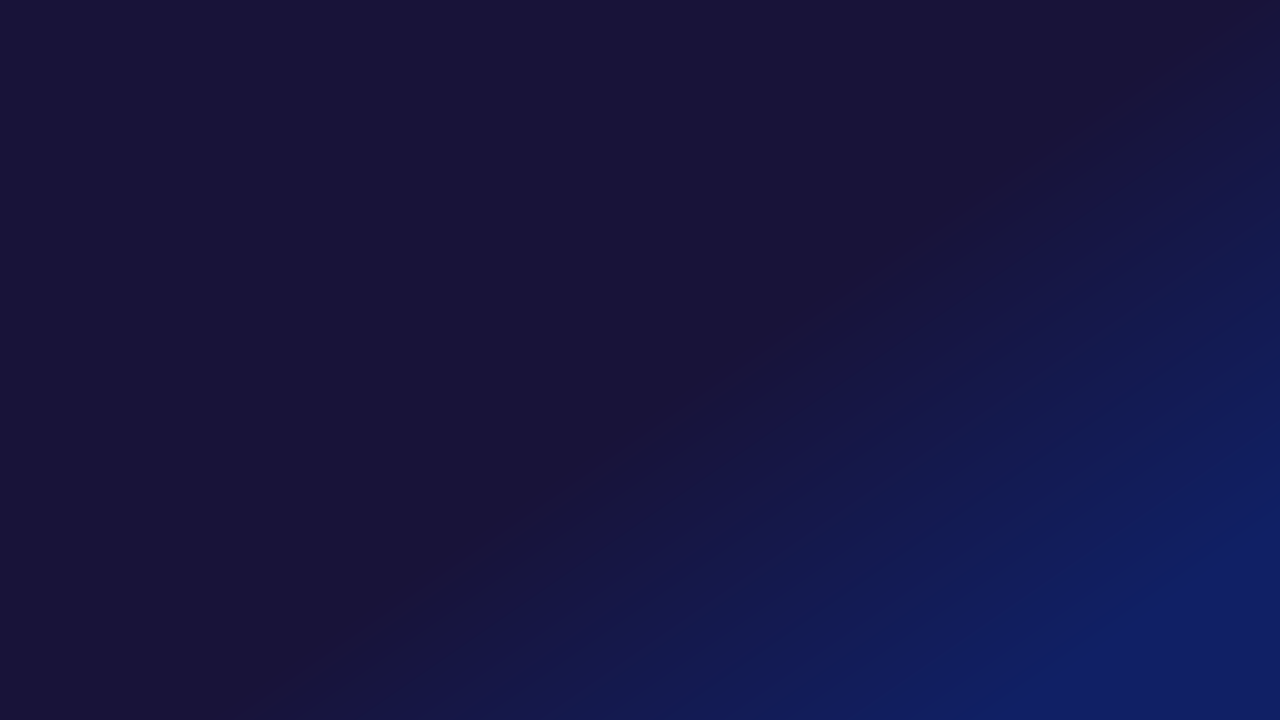
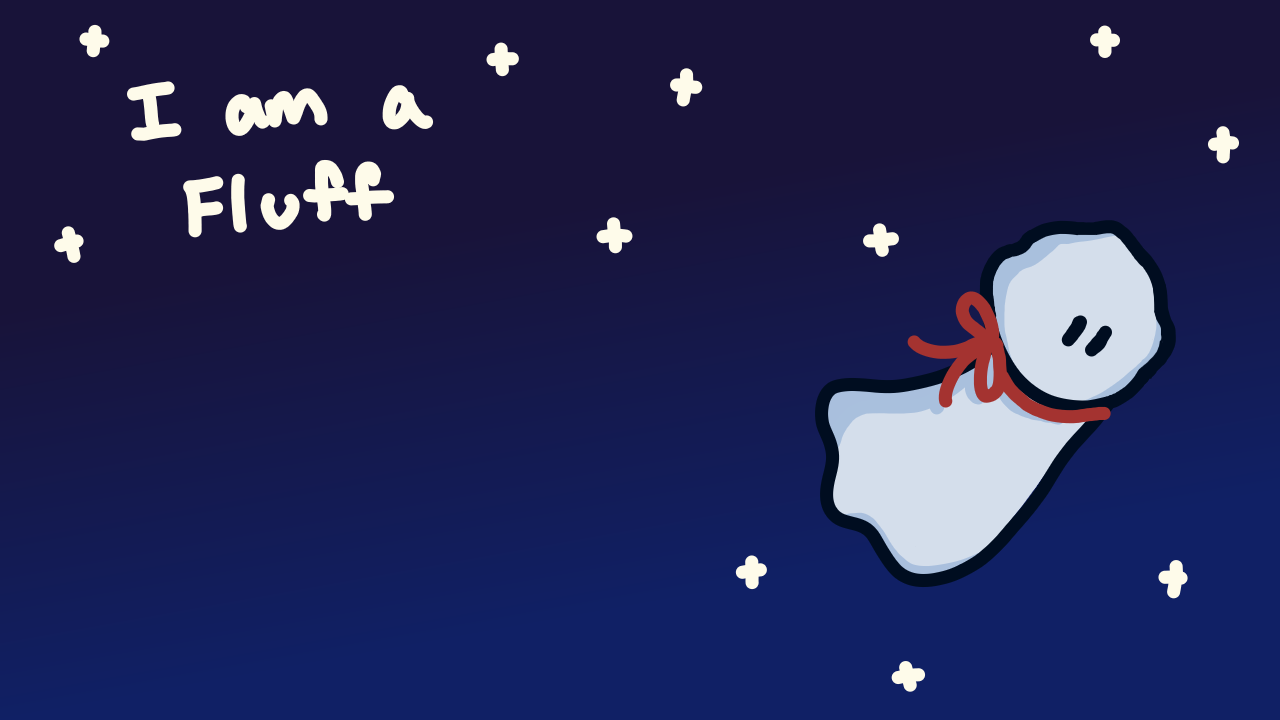
Layers edited between the first and the second (1280, 720) image:
added group "title" (1st of 2) with 7 layers above "Paint Layer 5" over box(0, 6, 1280, 720)
added group "Group 8" with 4 layers in group "title" over box(768, 128, 1216, 640)
added layer "Paint Layer 11" in group "Group 8" over box(896, 256, 1152, 448)
added layer "Paint Layer 7" in group "Group 8" over box(768, 128, 1216, 640)
added layer "Paint Layer 10" in group "Group 8" over box(768, 192, 1216, 640)
added layer "Paint Layer 9" in group "Group 8" over box(768, 192, 1216, 640)
added layer "Paint Layer 6" in group "title" over box(0, 6, 1280, 704)
added layer "title" (2nd of 2, in "title") in group "title" over box(0, 6, 1280, 720)
hid "Paint Layer 2", painted on it over box(0, 6, 1280, 720)
